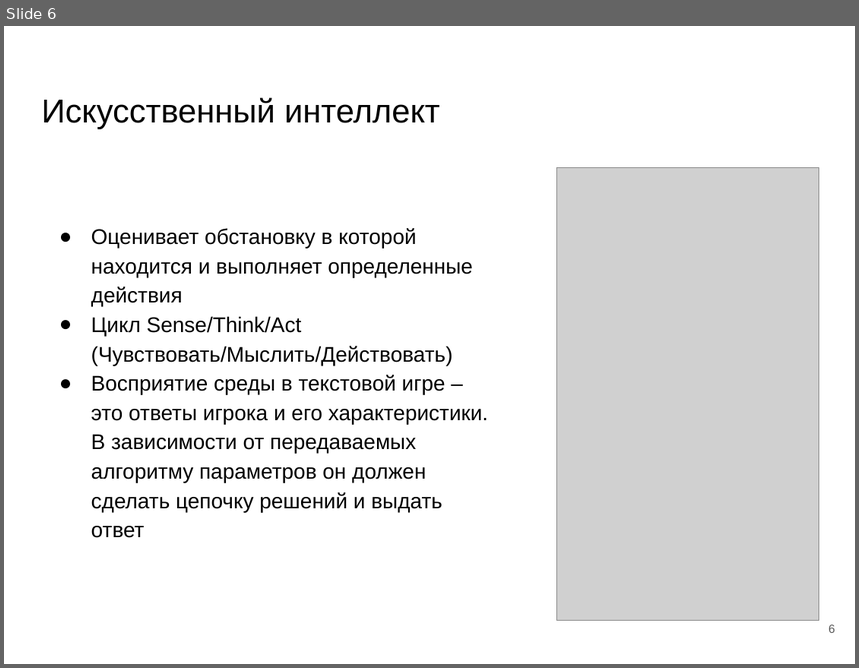
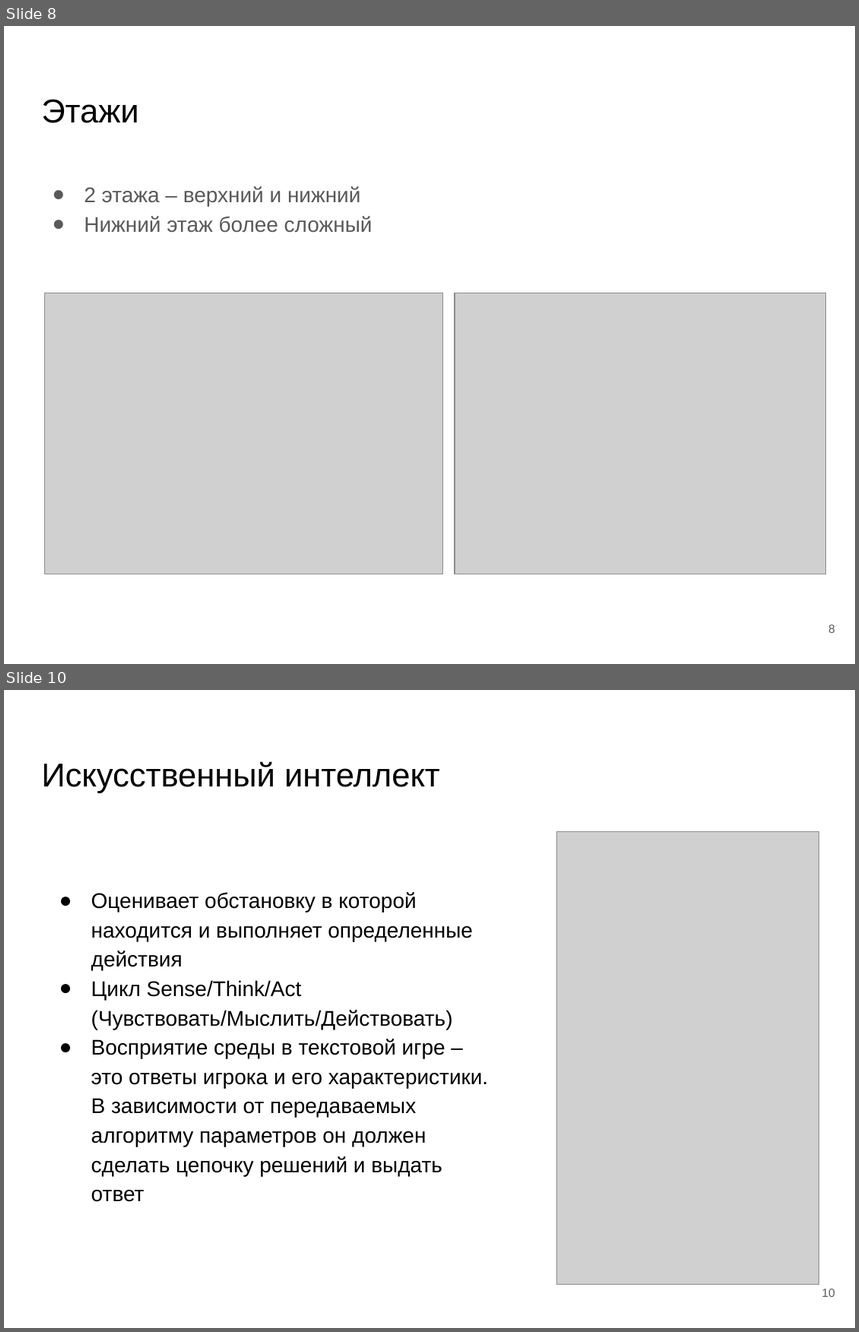
Before and after one commit to kolobok001/Uirs, a slide deck: otchet/Видякин Голушков.pptx. Shown one above the other, each under a label of ours: slide 6 before the commit, slides 8 and 10 after it; the slides between them are not shown. The pictures are 859x668 and 859x1332 pixels, drawn with LibreOffice and Linux fonts; fonts in the diff are those of the drawing; grey boxes stand for pictures. Boxes give left, top, right and bottom in pixels: in the first picture for what was removed or moved away, otherwise in the second. Text is boxed around its words. In the diff, an @@ line names an element or a change of style, - is before the commit and + after.

```diff
--- a/otchet/Видякин Голушков.pptx
+++ b/otchet/Видякин Голушков.pptx
@@ slide 8 added at bbox=[4, 26, 855, 664], background #FFFFFF @@
@@ title added at bbox=[41, 99, 139, 123], 28 pt, text #000000 @@
+Этажи
@@ text added at bbox=[84, 186, 373, 233], 18 pt, text #595959 @@
+● 2 этажа – верхний и нижний
+● Нижний этаж более сложный
@@ picture added at bbox=[45, 294, 443, 575] @@
@@ picture added at bbox=[454, 294, 826, 575] @@
@@ page number added at bbox=[829, 625, 835, 633], 10 pt, text #595959 @@
+8
@@ what was slide 6 is now slide 10 @@
@@ page number at bbox=[822, 1289, 835, 1297]: text changed @@
-6
+10
```
Also in this commit, not shown: 3 slides changed, 7 other slides added, 7 slides removed, 1 other file.
